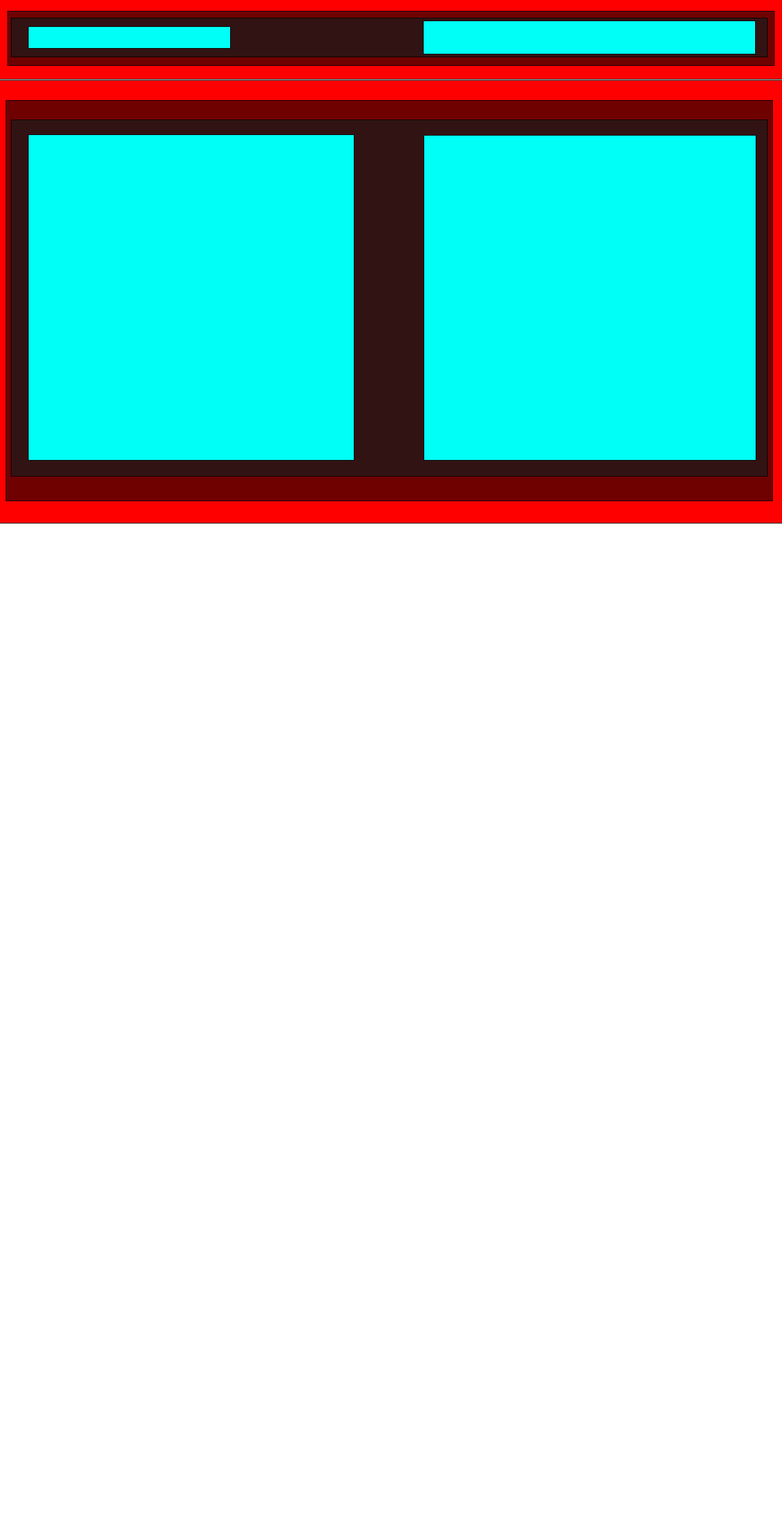
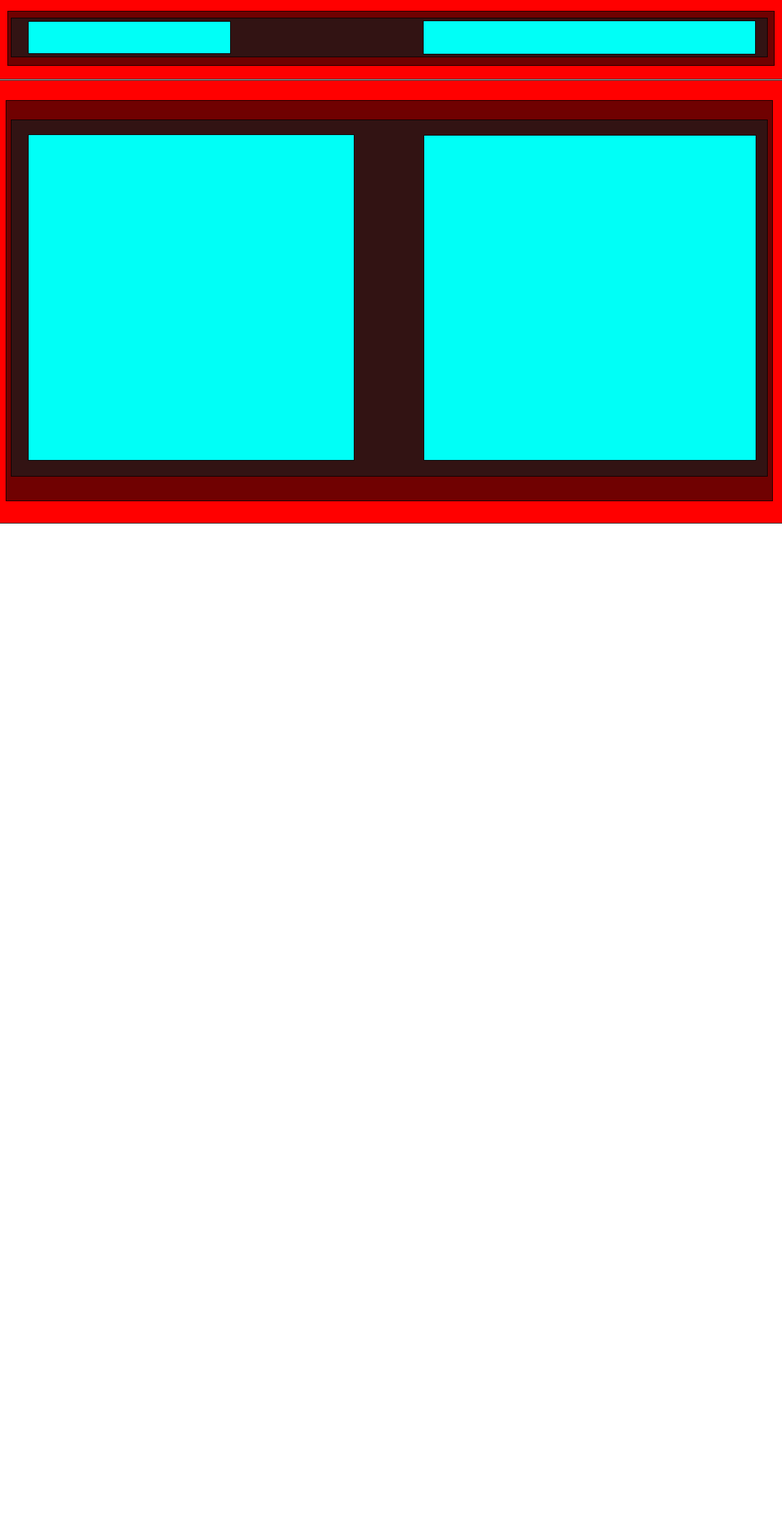
Layer changes from the first 782×1539 image to the second:
painted on "Retângulo 4" (2nd of 2, in "Prancheta 1") over [28, 21, 231, 54]
